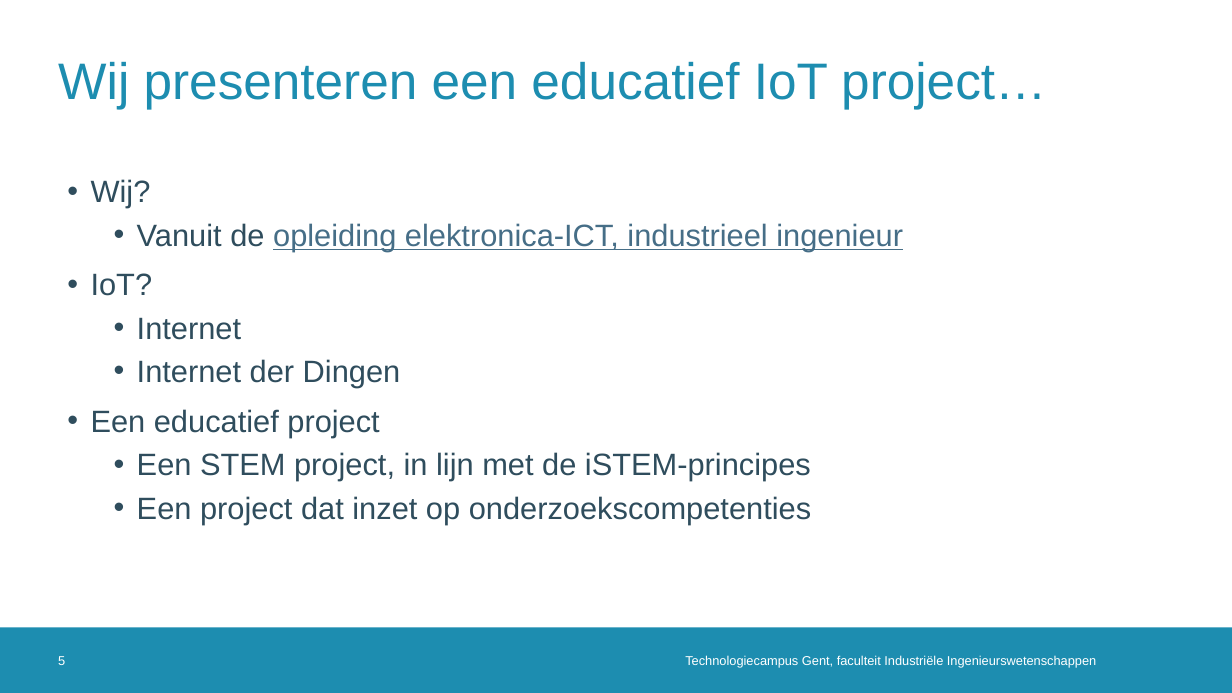
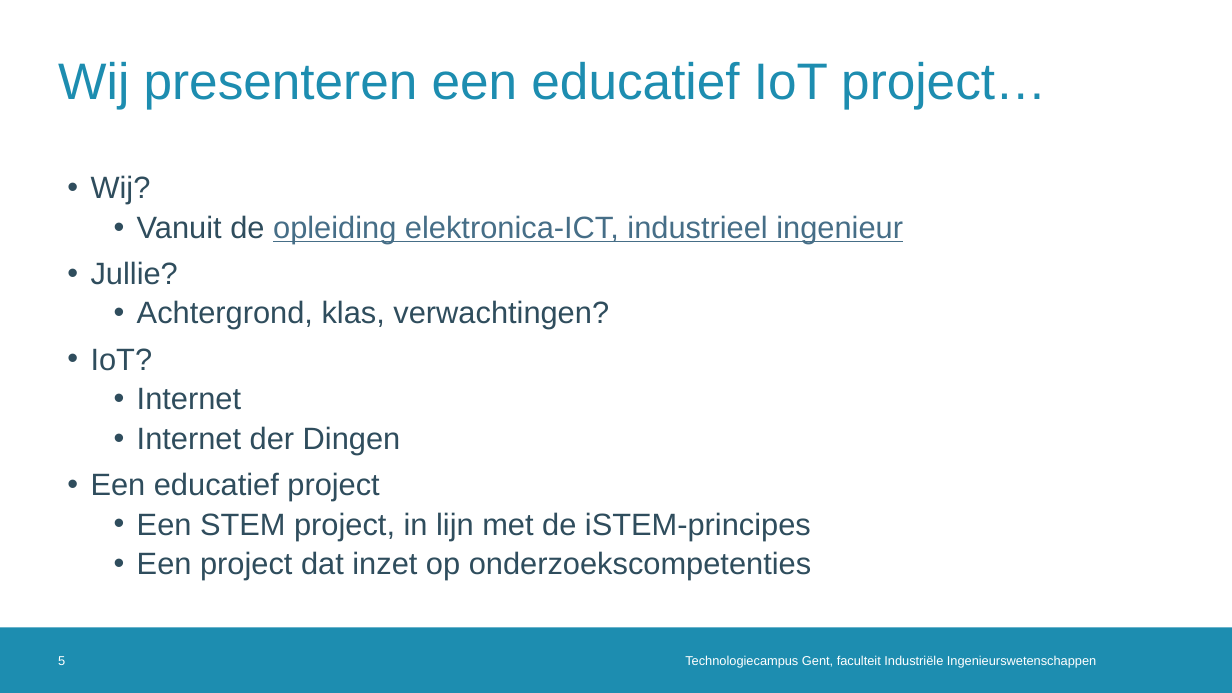
Before and after one commit to dramco-iwast/handleiding-voor-leerkrachten, a slide deck: slide 5 of assets/files/IWAST-bijscholingsmoment.pptx. Drawn at 1232x693 pixels with LibreOffice and Linux fonts; fonts in the diff are those of the drawing; background and template pictures are left out. Boxes give left, top, right and bottom in pixels: in the first picture for what was removed or moved away, otherwise in the second. Text is boxed around its words. In the diff, an @@ line names an element or a change of style, - is before the commit and + after.

```diff
--- a/assets/files/IWAST-bijscholingsmoment.pptx
+++ b/assets/files/IWAST-bijscholingsmoment.pptx
@@ text at (91, 175, 903, 580): line spacing 1 to 0.9 @@
@@ text at (91, 261, 609, 329): paragraphs added @@
+• Jullie?
+  • Achtergrond, klas, verwachtingen?
```
Also in this commit, not shown: 3 other slides changed, 1 slide added, 3 other files.
